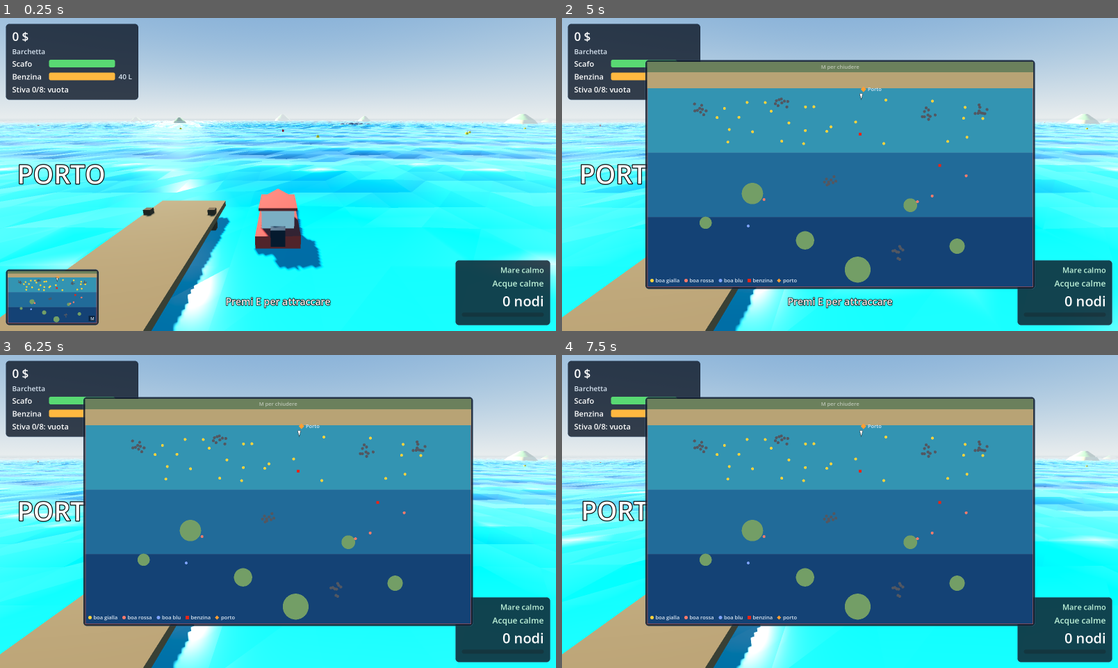
Above: before the commit, frames 1-4 (two rows, left to right).
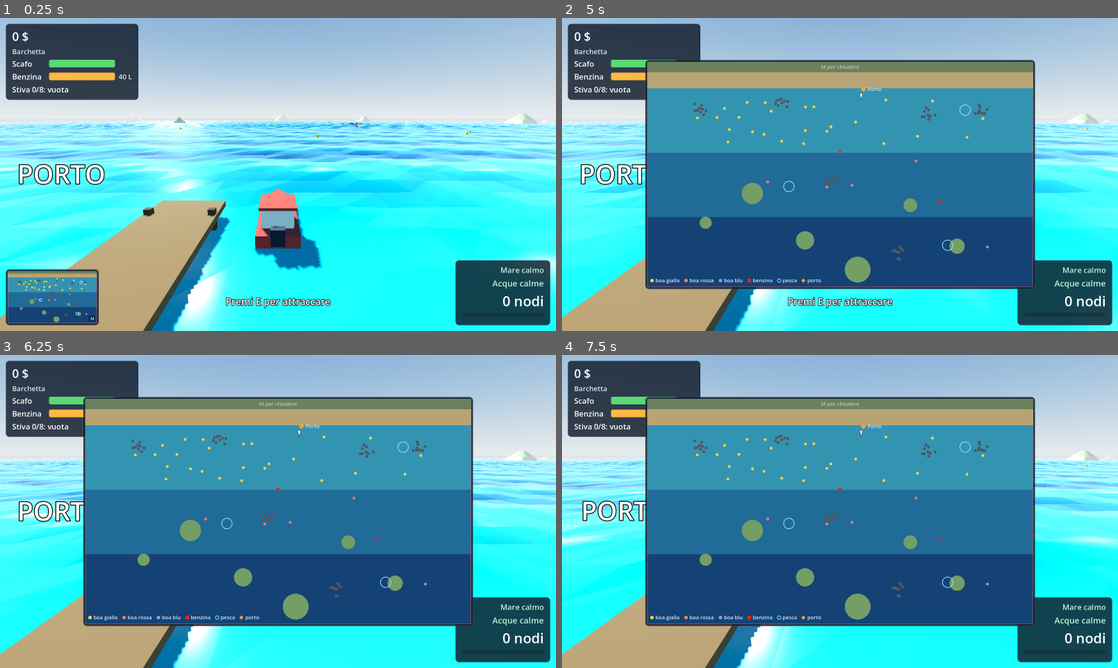
Above: after the commit, the same moments.

Repository: stefano-cookie/boatox
Game: Godot game, scene res://scenes/main/main.tscn
The game is run twice, just before and just after one commit, with the same random seed, the same clock (stepped at 60 frames per second) and the same inputs.
Inputs (mouse positions are in pixels of both pictures, inside the frame that each line leads up to):
- Up to frame 1 (0.25 s): no input
- Up to frame 2 (5 s): move the mouse to (962, 158) at 0.52 s; hold D (turn_right) 0.53-1.25 s; hold E (interact) 0.53-1.25 s; click (962, 158) at 0.67 s; click "Riprendi il mare" at 1.25 s; drag from (728, 190) to (812, 237) at 2.02 s; move the mouse to (895, 105) at 2.77 s; hold D (turn_right) 2.78-3.5 s; hold E (interact) 2.78-3.5 s; drag from (812, 237) to (673, 127) at 3.52 s; move the mouse to (1006, 221) at 4.27 s; hold A (turn_left) from 4.28 s (still down); hold E (interact) from 4.28 s (still down); tap M (toggle_map) at 4.9 s
- Up to frame 3 (6.25 s): release A (turn_left) at 5 s; release E (interact) at 5 s; drag from (111, 464) to (194, 433) at 5.02 s; move the mouse to (305, 511) at 5.77 s; hold S (move_back) from 5.78 s (still down); hold E (interact) from 5.78 s (still down); click (305, 511) at 5.92 s
- Up to frame 4 (7.5 s): tap Escape (ui_cancel) at 6.4 s; release S (move_back) at 6.5 s; release E (interact) at 6.5 s; drag from (756, 433) to (728, 527) at 6.52 s; move the mouse to (962, 495) at 7.27 s; hold W (move_forward) from 7.28 s (still down); hold E (interact) from 7.28 s (still down)

The runs differ from the first frame. In frame 1, less than 0.1% of the frame differs, in the area x 3-93%, y 33-96%; in frame 2, 0.2%, in the area x 6-93%, y 27-85%; in frame 3, 0.2%; in frame 4, 0.2%.

Commit message:
feat: fishing minigame with tiered zones, shared hold and minimap markers

Diff:
--- a/autoload/game_state.gd
+++ b/autoload/game_state.gd
@@ -24,6 +24,10 @@
 ## Upgrade funzionali (GDD § Upgrade): ognuno si sente nella guida.
 enum UpgradeType { MOTOR, HULL, STABILITY, CARGO }
 
+## Specie di pesce (GDD § Pesca): ogni fascia di mare ha una specie
+## comune e una pregiata che premia il tempismo perfetto.
+enum FishType { SARDINE, BREAM, AMBERJACK, TUNA }
+
 const BUOY_VALUE: Dictionary[int, int] = {
 	BuoyType.YELLOW: 10,
 	BuoyType.RED: 40,
@@ -56,6 +60,63 @@
 	BuoyType.RED: "ff7b6b",
 	BuoyType.BLUE: "7da2ff",
 }
+
+const FISH_VALUE: Dictionary[int, int] = {
+	FishType.SARDINE: 8,
+	FishType.BREAM: 30,
+	FishType.AMBERJACK: 90,
+	FishType.TUNA: 250,
+}
+const FISH_NAME: Dictionary[int, String] = {
+	FishType.SARDINE: "sardina",
+	FishType.BREAM: "orata",
+	FishType.AMBERJACK: "ricciola",
+	FishType.TUNA: "tonno",
+}
+const FISH_NAME_PLURAL: Dictionary[int, String] = {
+	FishType.SARDINE: "sardine",
+	FishType.BREAM: "orate",
+	FishType.AMBERJACK: "ricciole",
+	FishType.TUNA: "tonni",
+}
+## Colori BBCode per il dettaglio stiva (HUD e porto).
+const FISH_HEX: Dictionary[int, String] = {
+	FishType.SARDINE: "b8c7d4",
+	FishType.BREAM: "e8c37a",
+	FishType.AMBERJACK: "8fd4c8",
+	FishType.TUNA: "e07a7a",
+}
+
+## Pesca per fascia di mare (GDD pillar 2): più al largo pesci migliori,
+## finestra di tempismo più stretta e cursore più rapido. Chiave: indice
+## fascia di Sea.zone_index (0 = calme, 1 = medie, 2 = mosse).
+const FISHING_COMMON: Dictionary[int, int] = {
+	0: FishType.SARDINE,
+	1: FishType.BREAM,
+	2: FishType.AMBERJACK,
+}
+const FISHING_PRIZE: Dictionary[int, int] = {
+	0: FishType.BREAM,
+	1: FishType.AMBERJACK,
+	2: FishType.TUNA,
+}
+## Larghezza della finestra di cattura, in frazione della barra.
+const FISHING_WINDOW: Dictionary[int, float] = {
+	0: 0.26,
+	1: 0.20,
+	2: 0.15,
+}
+## Secondi per una traversata completa del cursore.
+const FISHING_SWEEP_TIME: Dictionary[int, float] = {
+	0: 1.1,
+	1: 0.9,
+	2: 0.7,
+}
+## Quota centrale della finestra che vale il pesce pregiato.
+const FISHING_PRIZE_FRACTION: float = 0.4
+## Catture per zona prima che i pesci se ne vadano, e secondi di riposo.
+const FISHING_STOCK: int = 3
+const FISHING_REST: float = 150.0
 
 const UPGRADE_NAME: Dictionary[int, String] = {
 	UpgradeType.MOTOR: "Motore",
@@ -93,6 +154,9 @@
 var fuel: float = 40.0
 ## Conteggio boe in stiva per tipologia (chiave: BuoyType).
 var cargo: Dictionary[int, int] = {}
+## Conteggio pesci in stiva per specie (chiave: FishType); condivide la
+## capacità con le boe: la stiva è una sola (GDD § Pesca).
+var fish_cargo: Dictionary[int, int] = {}
 
 var owned_boats: Array[StringName] = [&"dinghy"]
 var current_boat_id: StringName = &"dinghy"
@@ -250,10 +314,22 @@
 	return true
 
 
+## Falso a stiva piena, come per le boe: il pesce resta in acqua.
+func collect_fish(type: int) -> bool:
+	if cargo_count() >= cargo_capacity():
+		post_notice("Stiva piena! Vendi al porto")
+		return false
+	fish_cargo[type] = fish_cargo.get(type, 0) + 1
+	cargo_changed.emit()
+	return true
+
+
 func cargo_count() -> int:
 	var total := 0
 	for type in cargo:
 		total += cargo[type]
+	for type in fish_cargo:
+		total += fish_cargo[type]
 	return total
 
 
@@ -261,10 +337,12 @@
 	var total := 0
 	for type in cargo:
 		total += cargo[type] * BUOY_VALUE[type]
+	for type in fish_cargo:
+		total += fish_cargo[type] * FISH_VALUE[type]
 	return total
 
 
-## Dettaglio stiva in BBCode ("2× gialle · 1× rossa"), condiviso da HUD
+## Dettaglio stiva in BBCode ("2× gialle · 1× tonno"), condiviso da HUD
 ## e pannello del porto: cosa hai raccolto si capisce a colpo d'occhio.
 func cargo_detail_bbcode() -> String:
 	var parts: Array[String] = []
@@ -274,6 +352,12 @@
 			continue
 		var buoy_name: String = BUOY_NAME[type] if count == 1 else BUOY_NAME_PLURAL[type]
 		parts.append("[color=#%s]%d× %s[/color]" % [BUOY_HEX[type], count, buoy_name])
+	for type: int in FishType.values():
+		var count: int = fish_cargo.get(type, 0)
+		if count <= 0:
+			continue
+		var fish_name: String = FISH_NAME[type] if count == 1 else FISH_NAME_PLURAL[type]
+		parts.append("[color=#%s]%d× %s[/color]" % [FISH_HEX[type], count, fish_name])
 	return " · ".join(parts)
 
 
@@ -283,6 +367,7 @@
 		return 0
 	money += earned
 	cargo.clear()
+	fish_cargo.clear()
 	money_changed.emit(money)
 	cargo_changed.emit()
 	post_notice("Carico venduto: +%d $" % earned)
@@ -370,6 +455,9 @@
 	var cargo_out: Dictionary = {}
 	for type in cargo:
 		cargo_out[str(type)] = cargo[type]
+	var fish_out: Dictionary = {}
+	for type in fish_cargo:
+		fish_out[str(type)] = fish_cargo[type]
 	var upgrades_out: Dictionary = {}
 	for boat_id in upgrades:
 		var levels: Dictionary = {}
@@ -385,6 +473,7 @@
 		"hull": hull,
 		"fuel": fuel,
 		"cargo": cargo_out,
+		"fish": fish_out,
 		"owned_boats": owned_out,
 		"current_boat": String(current_boat_id),
 		"upgrades": upgrades_out,
@@ -430,6 +519,10 @@
 	var cargo_in: Dictionary = data.get("cargo", {})
 	for type: String in cargo_in:
 		cargo[int(type)] = int(cargo_in[type])
+	fish_cargo.clear()
+	var fish_in: Dictionary = data.get("fish", {})
+	for type: String in fish_in:
+		fish_cargo[int(type)] = int(fish_in[type])
 	hull = clampf(float(data.get("hull", hull_max())), 0.0, hull_max())
 	# Salvataggi pre-benzina: si riparte col pieno.
 	fuel = clampf(float(data.get("fuel", fuel_capacity())), 0.0, fuel_capacity())
@@ -446,6 +539,7 @@
 func reset() -> void:
 	money = 0
 	cargo.clear()
+	fish_cargo.clear()
 	owned_boats.clear()
 	owned_boats.append(&"dinghy")
 	current_boat_id = &"dinghy"
--- /dev/null
+++ b/scenes/fishing/fishing_zone.gd
@@ -0,0 +1,240 @@
+class_name FishingZone
+extends Area3D
+
+## Zona di pesca (GDD § Pesca): un punto visibile da lontano — uccelli in
+## cerchio e anelli d'increspatura sull'acqua — dove fermarsi e pescare
+## con E. Minigioco di tempismo: lanci la lenza, aspetti l'abboccata, poi
+## fermi il cursore nella finestra verde; il centro dorato vale il pesce
+## pregiato della fascia. Esaurito lo stock gli uccelli se ne vanno e la
+## zona riposa. Specie, valori e difficoltà per fascia in GameState.
+
+## Fascia di mare della zona: decide specie e difficoltà (0 = calme).
+@export_range(0, 2) var zone_tier: int = 0
+## Sopra questa velocità non si pesca: prima ci si ferma.
+@export var fishing_max_speed: float = 1.5
+## Attesa dell'abboccata, tra minimo e massimo.
+@export var bite_wait_min: float = 0.8
+@export var bite_wait_max: float = 2.4
+## Traversate del cursore concesse prima che il pesce scappi.
+@export var bite_sweeps: float = 4.0
+## Secondi di permanenza del risultato a schermo.
+@export var result_time: float = 1.6
+
+enum State { IDLE, WAITING, BITE, RESULT }
+
+## Assegnata da chi la spawna: serve per le increspature sull'acqua.
+var sea: Sea
+
+var _state: State = State.IDLE
+var _boat: Boat = null
+## La barca a cui il minigioco ha spento la guida: la riaccende sempre
+## lui, anche se _boat si azzera uscendo dalla zona (pattern del Port).
+var _fishing_boat: Boat = null
+var _stock: int = GameState.FISHING_STOCK
+var _resting: bool = false
+var _wait_left: float = 0.0
+var _bite_left: float = 0.0
+var _result_left: float = 0.0
+var _cursor_time: float = 0.0
+var _window_center: float = 0.5
+var _time: float = 0.0
+
+@onready var _visual: Node3D = $Visual
+@onready var _birds_pivot: Node3D = $Visual/BirdsPivot
+@onready var _ripple_inner: MeshInstance3D = $Visual/RippleInner
+@onready var _ripple_outer: MeshInstance3D = $Visual/RippleOuter
+@onready var _hint: Label = $FishUI/Hint
+@onready var _panel: PanelContainer = $FishUI/Panel
+@onready var _info: Label = $FishUI/Panel/Margin/VBox/Info
+@onready var _bar: Control = $FishUI/Panel/Margin/VBox/Bar
+@onready var _window_rect: ColorRect = $FishUI/Panel/Margin/VBox/Bar/Window
+@onready var _prize_rect: ColorRect = $FishUI/Panel/Margin/VBox/Bar/Prize
+@onready var _cursor_rect: ColorRect = $FishUI/Panel/Margin/VBox/Bar/Cursor
+
+
+func _ready() -> void:
+	add_to_group(&"fishing_zones")
+	body_entered.connect(_on_body_entered)
+	body_exited.connect(_on_body_exited)
+	_panel.hide()
+	_hint.hide()
+
+
+func _process(delta: float) -> void:
+	_time += delta
+	_animate_visual()
+	_update_hint()
+	match _state:
+		State.WAITING:
+			_wait_left -= delta
+			if _wait_left <= 0.0:
+				_start_bite()
+		State.BITE:
+			_cursor_time += delta
+			_bite_left -= delta
+			_place_cursor()
+			if _bite_left <= 0.0:
+				_show_result("Scappato! Riprova…")
+		State.RESULT:
+			_result_left -= delta
+			if _result_left <= 0.0:
+				_end_fishing()
+
+
+func _unhandled_input(event: InputEvent) -> void:
+	if event.is_action_pressed("interact"):
+		if _state == State.BITE:
+			get_viewport().set_input_as_handled()
+			_strike()
+		elif _state == State.IDLE and _can_start():
+			get_viewport().set_input_as_handled()
+			_start_fishing()
+	elif event.is_action_pressed("ui_cancel") and _state != State.IDLE:
+		# Consumato: altrimenti lo stesso Esc aprirebbe anche la pausa.
+		get_viewport().set_input_as_handled()
+		_end_fishing()
+
+
+## Vero mentre la zona riposa: la minimappa non la disegna.
+func is_resting() -> bool:
+	return _resting
+
+
+func _can_start() -> bool:
+	return _boat != null and not _resting \
+		and absf(_boat.current_speed()) <= fishing_max_speed
+
+
+func _on_body_entered(body: Node3D) -> void:
+	if body is Boat:
+		_boat = body
+
+
+func _on_body_exited(body: Node3D) -> void:
+	if body == _boat:
+		_boat = null
+		# Le onde possono spingere la barca fuori a lenza calata.
+		if _state != State.IDLE:
+			_end_fishing()
+
+
+func _start_fishing() -> void:
+	if GameState.cargo_count() >= GameState.cargo_capacity():
+		GameState.post_notice("Stiva piena! Vendi al porto")
+		return
+	_fishing_boat = _boat
+	_fishing_boat.input_enabled = false
+	_fishing_boat.reset_motion()
+	_state = State.WAITING
+	_wait_left = randf_range(bite_wait_min, bite_wait_max)
+	_info.text = "Lenza in acqua… aspetta l'abboccata"
+	_window_rect.hide()
+	_prize_rect.hide()
+	_cursor_rect.hide()
+	_panel.show()
+
+
+func _start_bite() -> void:
+	_state = State.BITE
+	_cursor_time = 0.0
+	_bite_left = bite_sweeps * _sweep_time()
+	var half := _window_width() * 0.5
+	_window_center = randf_range(half, 1.0 - half)
+	_info.text = "ABBOCCA! Ferma il cursore nella finestra"
+	var bar_w := _bar.size.x
+	_window_rect.position.x = (_window_center - half) * bar_w
+	_window_rect.size.x = _window_width() * bar_w
+	var prize_half := half * GameState.FISHING_PRIZE_FRACTION
+	_prize_rect.position.x = (_window_center - prize_half) * bar_w
+	_prize_rect.size.x = prize_half * 2.0 * bar_w
+	_window_rect.show()
+	_prize_rect.show()
+	_cursor_rect.show()
+	_place_cursor()
+
+
+func _strike() -> void:
+	var offset := absf(_cursor_position() - _window_center)
+	var half := _window_width() * 0.5
+	if offset > half:
+		_show_result("Scappato! Riprova…")
+		return
+	var prize := offset <= half * GameState.FISHING_PRIZE_FRACTION
+	var type: int = GameState.FISHING_PRIZE[zone_tier] if prize \
+		else GameState.FISHING_COMMON[zone_tier]
+	if not GameState.collect_fish(type):
+		_show_result("Stiva piena! Vendi al porto")
+		return
+	_stock -= 1
+	var label := "Pesce pregiato: %s! (+%d $ in stiva)" if prize else "Preso: %s (+%d $ in stiva)"
+	_show_result(label % [GameState.FISH_NAME[type], GameState.FISH_VALUE[type]])
+
+
+## Il cursore resta fermo dov'è stato colpito: si vede quanto ci si è
+## andati vicino.
+func _show_result(text: String) -> void:
+	_state = State.RESULT
+	_result_left = result_time
+	_info.text = text
+
+
+func _end_fishing() -> void:
+	_state = State.IDLE
+	_panel.hide()
+	if _fishing_boat != null:
+		_fishing_boat.input_enabled = true
+		_fishing_boat = null
+	if _stock <= 0:
+		_start_rest()
+
+
+func _start_rest() -> void:
+	_resting = true
+	_visual.hide()
+	GameState.post_notice("Zona esaurita: gli uccelli volano via")
+	await get_tree().create_timer(GameState.FISHING_REST).timeout
+	if not is_inside_tree():
+		return
+	_stock = GameState.FISHING_STOCK
+	_resting = false
+	_visual.show()
+
+
+func _sweep_time() -> float:
+	return GameState.FISHING_SWEEP_TIME[zone_tier]
+
+
+func _window_width() -> float:
+	return GameState.FISHING_WINDOW[zone_tier]
+
+
+## Posizione del cursore 0..1: avanti e indietro sulla barra.
+func _cursor_position() -> float:
+	return pingpong(_cursor_time / _sweep_time(), 1.0)
+
+
+func _place_cursor() -> void:
+	_cursor_rect.position.x = _cursor_position() * (_bar.size.x - _cursor_rect.size.x)
+
+
+func _animate_visual() -> void:
+	if _resting:
+		return
+	_birds_pivot.rotation.y = _time * 0.7
+	_ripple_inner.scale = Vector3.ONE * (1.0 + 0.10 * sin(_time * 1.8))
+	_ripple_outer.scale = Vector3.ONE * (1.0 + 0.06 * sin(_time * 1.3 + 1.7))
+	if sea != null:
+		# Segue le onde solo in parte: gli anelli restano leggibili anche
+		# col mare grosso.
+		_visual.position.y = 0.06 + sea.get_height(global_position) * 0.4
+
+
+func _update_hint() -> void:
+	if _boat == null or _resting or _state != State.IDLE:
+		_hint.hide()
+		return
+	_hint.show()
+	if absf(_boat.current_speed()) <= fishing_max_speed:
+		_hint.text = "Premi E per pescare"
+	else:
+		_hint.text = "Rallenta per pescare"
--- /dev/null
+++ b/scenes/fishing/fishing_zone.tscn
@@ -0,0 +1,174 @@
+[gd_scene load_steps=9 format=3]
+
+[ext_resource type="Script" path="res://scenes/fishing/fishing_zone.gd" id="1"]
+
+[sub_resource type="CylinderShape3D" id="zone_shape"]
+height = 4.0
+radius = 9.0
+
+[sub_resource type="StandardMaterial3D" id="mat_ripple"]
+transparency = 1
+shading_mode = 0
+albedo_color = Color(1, 1, 1, 0.32)
+
+[sub_resource type="TorusMesh" id="ripple_inner_mesh"]
+inner_radius = 3.4
+outer_radius = 4.0
+rings = 24
+ring_segments = 6
+
+[sub_resource type="TorusMesh" id="ripple_outer_mesh"]
+inner_radius = 6.4
+outer_radius = 7.0
+rings = 32
+ring_segments = 6
+
+[sub_resource type="StandardMaterial3D" id="mat_bird"]
+albedo_color = Color(0.95, 0.96, 0.98, 1)
+roughness = 0.8
+
+[sub_resource type="BoxMesh" id="bird_mesh"]
+size = Vector3(1.1, 0.06, 0.32)
+
+[sub_resource type="StyleBoxFlat" id="menu_style"]
+bg_color = Color(0.06, 0.1, 0.16, 0.94)
+border_width_left = 1
+border_width_top = 1
+border_width_right = 1
+border_width_bottom = 1
+border_color = Color(0.45, 0.65, 0.85, 0.4)
+corner_radius_top_left = 12
+corner_radius_top_right = 12
+corner_radius_bottom_right = 12
+corner_radius_bottom_left = 12
+
+[node name="FishingZone" type="Area3D"]
+monitorable = false
+script = ExtResource("1")
+
+[node name="CollisionShape3D" type="CollisionShape3D" parent="."]
+shape = SubResource("zone_shape")
+
+[node name="Visual" type="Node3D" parent="."]
+
+[node name="RippleInner" type="MeshInstance3D" parent="Visual"]
+transform = Transform3D(1, 0, 0, 0, 0.12, 0, 0, 0, 1, 0, 0, 0)
+mesh = SubResource("ripple_inner_mesh")
+material_override = SubResource("mat_ripple")
+cast_shadow = 0
+
+[node name="RippleOuter" type="MeshInstance3D" parent="Visual"]
+transform = Transform3D(1, 0, 0, 0, 0.12, 0, 0, 0, 1, 0, 0, 0)
+mesh = SubResource("ripple_outer_mesh")
+material_override = SubResource("mat_ripple")
+cast_shadow = 0
+
+[node name="BirdsPivot" type="Node3D" parent="Visual"]
+transform = Transform3D(1, 0, 0, 0, 1, 0, 0, 0, 1, 0, 5, 0)
+
+[node name="Bird1" type="MeshInstance3D" parent="Visual/BirdsPivot"]
+transform = Transform3D(0, 0, 1, 0, 1, 0, -1, 0, 0, 4.2, 0, 0)
+mesh = SubResource("bird_mesh")
+material_override = SubResource("mat_bird")
+cast_shadow = 0
+
+[node name="Bird2" type="MeshInstance3D" parent="Visual/BirdsPivot"]
+transform = Transform3D(-0.5, 0, 0.866, 0, 1, 0, -0.866, 0, -0.5, -2.1, 0.4, 3.64)
+mesh = SubResource("bird_mesh")
+material_override = SubResource("mat_bird")
+cast_shadow = 0
+
+[node name="Bird3" type="MeshInstance3D" parent="Visual/BirdsPivot"]
+transform = Transform3D(-0.5, 0, -0.866, 0, 1, 0, 0.866, 0, -0.5, -2.1, -0.3, -3.64)
+mesh = SubResource("bird_mesh")
+material_override = SubResource("mat_bird")
+cast_shadow = 0
+
+[node name="FishUI" type="CanvasLayer" parent="."]
+
+[node name="Hint" type="Label" parent="FishUI"]
+anchor_left = 0.5
+anchor_top = 1.0
+anchor_right = 0.5
+anchor_bottom = 1.0
+offset_left = -400.0
+offset_top = -104.0
+offset_right = 400.0
+offset_bottom = -64.0
+grow_horizontal = 2
+grow_vertical = 0
+theme_override_font_sizes/font_size = 28
+theme_override_colors/font_outline_color = Color(0, 0, 0, 1)
+theme_override_constants/outline_size = 6
+horizontal_alignment = 1
+
+[node name="Panel" type="PanelContainer" parent="FishUI"]
+anchor_left = 0.5
+anchor_top = 0.5
+anchor_right = 0.5
+anchor_bottom = 0.5
+offset_left = -270.0
+offset_top = -110.0
+offset_right = 270.0
+offset_bottom = 110.0
+grow_horizontal = 2
+grow_vertical = 2
+theme_override_styles/panel = SubResource("menu_style")
+
+[node name="Margin" type="MarginContainer" parent="FishUI/Panel"]
+layout_mode = 2
+theme_override_constants/margin_left = 20
+theme_override_constants/margin_top = 16
+theme_override_constants/margin_right = 20
+theme_override_constants/margin_bottom = 16
+
+[node name="VBox" type="VBoxContainer" parent="FishUI/Panel/Margin"]
+layout_mode = 2
+theme_override_constants/separation = 12
+
+[node name="Title" type="Label" parent="FishUI/Panel/Margin/VBox"]
+layout_mode = 2
+theme_override_font_sizes/font_size = 36
+text = "PESCA"
+horizontal_alignment = 1
+
+[node name="Info" type="Label" parent="FishUI/Panel/Margin/VBox"]
+layout_mode = 2
+theme_override_font_sizes/font_size = 24
+horizontal_alignment = 1
+
+[node name="Bar" type="Control" parent="FishUI/Panel/Margin/VBox"]
+layout_mode = 2
+custom_minimum_size = Vector2(460, 26)
+
+[node name="Bg" type="ColorRect" parent="FishUI/Panel/Margin/VBox/Bar"]
+anchor_right = 1.0
+anchor_bottom = 1.0
+grow_horizontal = 2
+grow_vertical = 2
+color = Color(0.03, 0.06, 0.1, 1)
+
+[node name="Window" type="ColorRect" parent="FishUI/Panel/Margin/VBox/Bar"]
+visible = false
+offset_right = 100.0
+offset_bottom = 26.0
+color = Color(0.3, 0.85, 0.45, 0.85)
+
+[node name="Prize" type="ColorRect" parent="FishUI/Panel/Margin/VBox/Bar"]
+visible = false
+offset_right = 40.0
+offset_bottom = 26.0
+color = Color(1, 0.84, 0.3, 0.95)
+
+[node name="Cursor" type="ColorRect" parent="FishUI/Panel/Margin/VBox/Bar"]
+visible = false
+offset_right = 5.0
+offset_bottom = 26.0
+color = Color(1, 1, 1, 1)
+
+[node name="Tip" type="Label" parent="FishUI/Panel/Margin/VBox"]
+layout_mode = 2
+theme_override_font_sizes/font_size = 17
+modulate = Color(1, 1, 1, 0.55)
+text = "E per ferrare  ·  Esc per annullare"
+horizontal_alignment = 1
--- a/scenes/hud/minimap.gd
+++ b/scenes/hud/minimap.gd
@@ -22,6 +22,7 @@
 const ISLAND_COLOR := Color(0.45, 0.62, 0.4)
 const PORT_COLOR := Color(1.0, 0.62, 0.2)
 const FUEL_COLOR := Color(0.9, 0.15, 0.1)
+const FISHING_COLOR := Color(0.55, 0.9, 1.0)
 const BOAT_COLOR := Color(1, 1, 1)
 const TEXT_COLOR := Color(0.85, 0.9, 0.95)
 
@@ -119,6 +120,7 @@
 	_draw_rocks(rect)
 	_draw_islands(rect)
 	_draw_port(rect)
+	_draw_fishing_zones(rect)
 	_draw_pickups(rect)
 	_draw_boat(rect)
 	if _expanded:
@@ -171,6 +173,17 @@
 	if _expanded:
 		draw_string(ThemeDB.fallback_font, p + Vector2(12.0, 5.0), "Porto",
 			HORIZONTAL_ALIGNMENT_LEFT, -1, 15, TEXT_COLOR)
+
+
+## Zone di pesca attive, come anelli (quelle a riposo non si disegnano:
+## gli uccelli se ne sono andati anche dalla mappa).
+func _draw_fishing_zones(rect: Rect2) -> void:
+	var radius := maxf(_px(rect, 9.0), 4.0)
+	for node in get_tree().get_nodes_in_group(&"fishing_zones"):
+		var zone := node as FishingZone
+		if zone == null or zone.is_resting():
+			continue
+		draw_arc(_to_map(rect, zone.global_position), radius, 0.0, TAU, 20, FISHING_COLOR, 2.0)
 
 
 ## Boe e taniche effettivamente presenti in acqua (i punti non spawnati
@@ -243,6 +256,9 @@
 	draw_rect(Rect2(x - 5.0, y - 10.0, 10.0, 10.0), FUEL_COLOR)
 	x += 10.0
 	x = _legend_label(font, x, y, "benzina")
+	draw_arc(Vector2(x, y - 5.0), 5.0, 0.0, TAU, 16, FISHING_COLOR, 2.0)
+	x += 10.0
+	x = _legend_label(font, x, y, "pesca")
 	_draw_diamond(Vector2(x, y - 5.0), 6.0, PORT_COLOR)
 	x += 11.0
 	_legend_label(font, x, y, "porto")
--- a/scenes/world/world.gd
+++ b/scenes/world/world.gd
@@ -13,6 +13,7 @@
 const BUOY_SCENE: PackedScene = preload("res://scenes/buoy/buoy.tscn")
 const ROCK_SCENE: PackedScene = preload("res://scenes/world/rock.tscn")
 const FUEL_CAN_SCENE: PackedScene = preload("res://scenes/fuel/fuel_can.tscn")
+const FISHING_ZONE_SCENE: PackedScene = preload("res://scenes/fishing/fishing_zone.tscn")
 
 @export var boat: Boat
 @export var sea: Sea
@@ -32,6 +33,8 @@
 @export var blue_point_count: int = 10
 ## Punti tanica di benzina, sparsi su tutta la baia (spawn al 5%).
 @export var fuel_point_count: int = 12
+## Zone di pesca per fascia di mare (GDD beta: 2-3 zone in tutto).
+@export var fishing_zones_per_band: int = 1
 ## Le boe vengono campionate con |x| entro questo limite, per non
 ## finire dentro i promontori.
 @export var scatter_half_width: float = 255.0
@@ -41,6 +44,7 @@
 var _rng := RandomNumberGenerator.new()
 var _rock_positions: Array[Vector3] = []
 var _buoy_positions: Array[Vector3] = []
+var _fishing_positions: Array[Vector3] = []
 ## -1 quando la barca è dentro i confini.
 var _outside_elapsed: float = -1.0
 var _storm_alarmed: bool = false
@@ -55,6 +59,9 @@
 	GameState.hull_depleted.connect(_on_hull_depleted)
 	for field: Node3D in _rock_fields.get_children():
 		_spawn_rock_field(field.global_position)
+	# Le zone di pesca prima delle boe: prendono posto pulito e le boe
+	# non finiscono dentro gli anelli.
+	_spawn_fishing_zones()
 	_spawn_zone_buoys()
 
 
@@ -159,6 +166,30 @@
 			_spawn_fuel_can(pos)
 
 
+## Una zona di pesca per fascia di mare (GDD § Pesca): specie e
+## difficoltà crescono col rischio, come le boe.
+func _spawn_fishing_zones() -> void:
+	var bands: Array[Vector2] = [
+		Vector2(25.0, sea.calm_width - 20.0),
+		Vector2(sea.calm_width + 15.0, sea.medium_width - 15.0),
+		Vector2(sea.medium_width + 20.0, bounds_depth - 70.0),
+	]
+	for tier in bands.size():
+		for i in fishing_zones_per_band:
+			var pos := _sample_band(bands[tier].x, bands[tier].y, _fishing_positions, 60.0)
+			if pos.is_finite() and _is_clear(pos):
+				_spawn_fishing_zone(pos, tier)
+
+
+func _spawn_fishing_zone(pos: Vector3, tier: int) -> void:
+	var zone := FISHING_ZONE_SCENE.instantiate() as FishingZone
+	zone.zone_tier = tier
+	zone.sea = sea
+	add_child(zone)
+	zone.global_position = Vector3(pos.x, 0.0, pos.z)
+	_fishing_positions.append(pos)
+
+
 func _spawn_buoy(pos: Vector3, type: int) -> void:
 	var buoy := BUOY_SCENE.instantiate() as Buoy
 	buoy.type = type
@@ -205,11 +236,13 @@
 	return true
 
 
-## Vero se il punto non finisce dentro isole, porto o scogli.
+## Vero se il punto non finisce dentro isole, porto, scogli o zone di pesca.
 func _is_clear(pos: Vector3) -> bool:
 	for island: Node3D in _islands.get_children():
 		if pos.distance_to(island.global_position) < 14.0 * island.scale.x:
 			return false
 	if pos.distance_to(_port.global_position) < 26.0:
 		return false
+	if not _far_from(pos, _fishing_positions, 16.0):
+		return false
 	return _far_from(pos, _rock_positions, 3.0)
--- /dev/null
+++ b/tests/m3_fishing.gd
@@ -0,0 +1,64 @@
+extends Node
+
+## Smoke test della pesca (M3): stiva unica condivisa tra boe e pesci
+## col tetto di capacità, valore e vendita del carico misto, roundtrip
+## del salvataggio, zone di pesca spawnate una per fascia nel mondo.
+## Uso: Godot --path . --headless res://tests/m3_fishing.tscn
+
+var _main: Node
+
+
+func _ready() -> void:
+	# File di salvataggio separato: i test non toccano quello vero.
+	GameState.save_path = "user://save_test.json"
+	GameState.reset()
+	_main = (load("res://scenes/main/main.tscn") as PackedScene).instantiate()
+	add_child(_main)
+	_run()
+
+
+func _run() -> void:
+	await _wait(0.5)
+
+	# --- Stiva condivisa: boe + pesci contro la stessa capacità (8) ---
+	for i in 4:
+		GameState.collect_fish(GameState.FishType.SARDINE)
+	for i in 3:
+		GameState.collect_buoy(GameState.BuoyType.YELLOW)
+	GameState.collect_fish(GameState.FishType.TUNA)
+	var overflow := GameState.collect_fish(GameState.FishType.BREAM)
+	print("STIVA: %d/%d dopo 8 raccolte (attesi 8/8), nona rifiutata: %s (atteso false)" % [
+		GameState.cargo_count(), GameState.cargo_capacity(), overflow])
+
+	# --- Valore misto: 4 sardine (32) + 3 gialle (30) + 1 tonno (250) ---
+	print("VALORE: %d $ (attesi 312) — dettaglio: %s" % [
+		GameState.cargo_value(), GameState.cargo_detail_bbcode()])
+
+	# --- Vendita: incassa tutto e svuota anche i pesci ---
+	GameState.money = 0
+	var earned := GameState.sell_cargo()
+	print("VENDITA: +%d $ (attesi 312), stiva %d (attesa 0), pesci %d (attesi 0)" % [
+		earned, GameState.cargo_count(), GameState.fish_cargo.size()])
+
+	# --- Salvataggio: i pesci fanno il roundtrip ---
+	GameState.collect_fish(GameState.FishType.AMBERJACK)
+	GameState.collect_fish(GameState.FishType.AMBERJACK)
+	GameState.save_game()
+	GameState.fish_cargo.clear()
+	GameState.load_game()
+	print("SALVATAGGIO: %d ricciole (attese 2)" % GameState.fish_cargo.get(
+		GameState.FishType.AMBERJACK, 0))
+
+	# --- Mondo: una zona di pesca per fascia di mare ---
+	var tiers: Array[int] = []
+	for node in get_tree().get_nodes_in_group(&"fishing_zones"):
+		tiers.append((node as FishingZone).zone_tier)
+	tiers.sort()
+	print("ZONE: %d nel mondo, fasce %s (attese [0, 1, 2])" % [tiers.size(), tiers])
+
+	GameState.reset()
+	get_tree().quit()
+
+
+func _wait(seconds: float) -> void:
+	await get_tree().create_timer(seconds).timeout
--- /dev/null
+++ b/tests/m3_fishing.tscn
@@ -0,0 +1,6 @@
+[gd_scene load_steps=2 format=3]
+
+[ext_resource type="Script" path="res://tests/m3_fishing.gd" id="1"]
+
+[node name="M3Fishing" type="Node"]
+script = ExtResource("1")
Not shown, added: scenes/fishing/fishing_zone.gd.uid
Not shown, added: tests/m3_fishing.gd.uid
Not shown, changed: docs/ROADMAP.md
